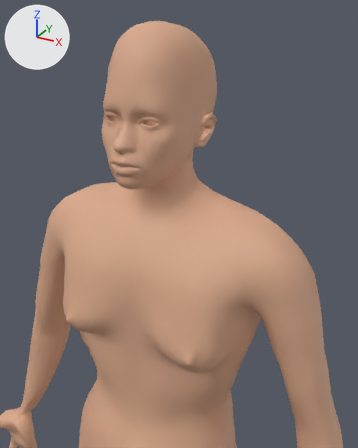
Two versions of the glTF model models/mh-skin-female.glb, one commit apart.
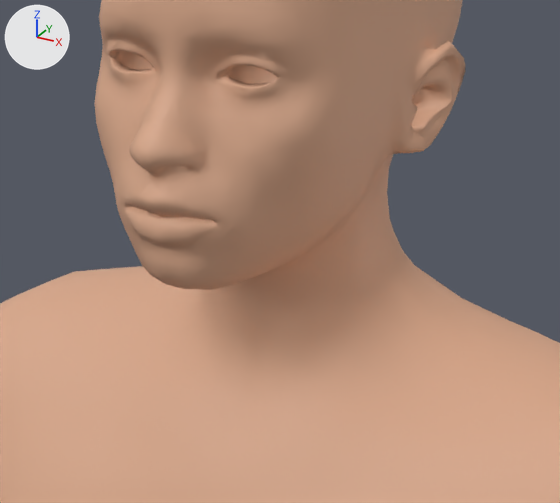
Each version appears first from a 50 mm lens placed at (0.376, -0.621, 1.73), pointed at (0.078, -0.081, 1.46), and next in a close-up on the part from 20% to 69% of the width and 22% to 57% of the height. Arrows for +X, +Y and +Z are at upper left; the lights stay in place. The older version's two pictures come first. Where no turn or scale is listed for an object, it has been applied to the vertices.

The scene before the commit, as lines of its bpy script (objects in view):
```python
me_skin_body_female = bpy.data.meshes.new('skin_body_female')
me_skin_body_female.from_pydata(...)  # 12711 vertices, 25418 faces; spans x -0.44..0.44, y -0.13..0.13, z -0.83..0.83
me_skin_body_female.materials.append(mat_skin_body_female)  # beige #d9a88a
ob_skin_body_female = bpy.data.objects.new('skin_body_female', me_skin_body_female)
ob_skin_body_female.location = (0.0002, -0.0154, 0.8798)
```
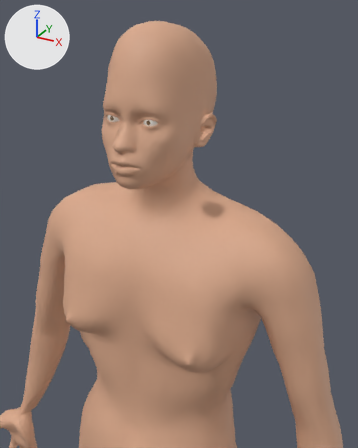
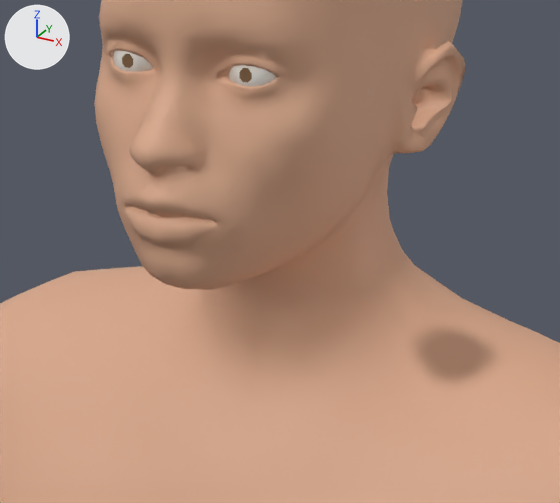
Location of each change, [x1, y1, x2, y2] in pixels of the close-ups (560 x 503 px):
'skin_eye_sclera_L_female', added
    after: [229, 65, 276, 86]
'skin_eye_sclera_R_female', added
    after: [113, 51, 153, 72]
'skin_eye_iris_L_female', added
    after: [239, 68, 252, 82]
'skin_eye_iris_R_female', added
    after: [122, 54, 133, 68]

The change, as a diff of the scene's bpy script:
```diff
--- a/models/mh-skin-female.glb.py
+++ b/models/mh-skin-female.glb.py
@@ mat_skin_eye_iris_r_female @@
+mat_skin_eye_iris_r_female = principled_material('skin_eye_iris_R_female')
+mat_skin_eye_iris_r_female.base_color = (0.2, 0.11, 0.05)  # brown #7c5d3f
+mat_skin_eye_iris_r_female.roughness = 0.25
@@ mat_skin_eye_sclera_r_female @@
+mat_skin_eye_sclera_r_female = principled_material('skin_eye_sclera_R_female')
+mat_skin_eye_sclera_r_female.base_color = (0.8, 0.76, 0.7)  # white #e7e2da
+mat_skin_eye_sclera_r_female.roughness = 0.25
@@ mat_skin_eye_iris_l_female @@
+mat_skin_eye_iris_l_female = principled_material('skin_eye_iris_L_female')
+mat_skin_eye_iris_l_female.base_color = (0.2, 0.11, 0.05)  # brown #7c5d3f
+mat_skin_eye_iris_l_female.roughness = 0.25
@@ mat_skin_eye_sclera_l_female @@
+mat_skin_eye_sclera_l_female = principled_material('skin_eye_sclera_L_female')
+mat_skin_eye_sclera_l_female.base_color = (0.8, 0.76, 0.7)  # white #e7e2da
+mat_skin_eye_sclera_l_female.roughness = 0.25
@@ me_skin_eye_iris_r_female @@
+me_skin_eye_iris_r_female.from_pydata([(0.00289, -0.00013, -0.00139), (-0.00289, -0.00006, -0.00139), (-0.00115, -0.00033, -0.00283), (0.0012, -0.00036, -0.00283), (0.00288, 0.00016, 0.00094), (-0.00289, 0.0002, 0.00094), (0.00115, 0.00036, 0.00283), (-0.00117, 0.00036, 0.00283)], [], [(0, 1, 2), (0, 2, 3), (4, 1, 0), (4, 5, 1), (6, 5, 4), (6, 7, 5)])
+me_skin_eye_iris_r_female.materials.append(mat_skin_eye_iris_r_female)  # brown #7c5d3f
@@ me_skin_eye_sclera_r_female @@
+me_skin_eye_sclera_r_female.from_pydata(...)  # 72 vertices, 134 faces; spans x -0.0147..0.0147, y -0.0156..0.0156, z -0.0146..0.0146
+me_skin_eye_sclera_r_female.materials.append(mat_skin_eye_sclera_r_female)  # white #e7e2da
@@ me_skin_eye_iris_l_female @@
+me_skin_eye_iris_l_female.from_pydata([(-0.00289, -0.00013, -0.00139), (-0.00119, -0.00036, -0.00283), (0.00117, -0.00033, -0.00283), (0.0029, -0.00006, -0.00139), (-0.0029, 0.00016, 0.00095), (0.00289, 0.0002, 0.00095), (-0.00117, 0.00036, 0.00283), (0.00116, 0.00036, 0.00283)], [], [(0, 1, 2), (0, 2, 3), (4, 0, 3), (4, 3, 5), (6, 4, 5), (6, 5, 7)])
+me_skin_eye_iris_l_female.materials.append(mat_skin_eye_iris_l_female)  # brown #7c5d3f
@@ me_skin_eye_sclera_l_female @@
+me_skin_eye_sclera_l_female.from_pydata(...)  # 72 vertices, 134 faces; spans x -0.0147..0.0147, y -0.0156..0.0156, z -0.0146..0.0146
+me_skin_eye_sclera_l_female.materials.append(mat_skin_eye_sclera_l_female)  # white #e7e2da
@@ ob_skin_eye_iris_r_female @@
+ob_skin_eye_iris_r_female = bpy.data.objects.new('skin_eye_iris_R_female', me_skin_eye_iris_r_female)
+ob_skin_eye_iris_r_female.location = (-0.0297, -0.0732, 1.5909)
@@ ob_skin_eye_sclera_r_female @@
+ob_skin_eye_sclera_r_female = bpy.data.objects.new('skin_eye_sclera_R_female', me_skin_eye_sclera_r_female)
+ob_skin_eye_sclera_r_female.location = (-0.0297, -0.0579, 1.5925)
@@ ob_skin_eye_iris_l_female @@
+ob_skin_eye_iris_l_female = bpy.data.objects.new('skin_eye_iris_L_female', me_skin_eye_iris_l_female)
+ob_skin_eye_iris_l_female.location = (0.0288, -0.0732, 1.5909)
@@ ob_skin_eye_sclera_l_female @@
+ob_skin_eye_sclera_l_female = bpy.data.objects.new('skin_eye_sclera_L_female', me_skin_eye_sclera_l_female)
+ob_skin_eye_sclera_l_female.location = (0.0287, -0.0579, 1.5925)
```
